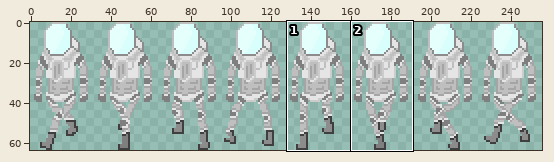
A sprite sheet gets an edit: RogueClicker/assets/sprites/playerWalk.png. Above, an overview of the earlier version with the close-up marked.
Close-up. Earlier state:
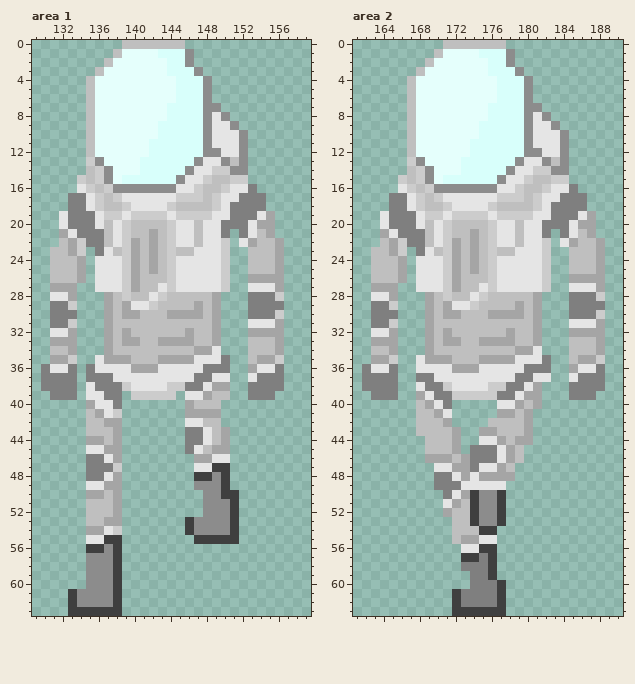
The file is 256x64 pixels. Colours within 5 levels of each other are drawn and written as one. Shown: area 1: x 129..159, y 0..63; area 2: x 161..190, y 0..63. The commit also changed other parts of the picture, which this record leaves out.
New version:
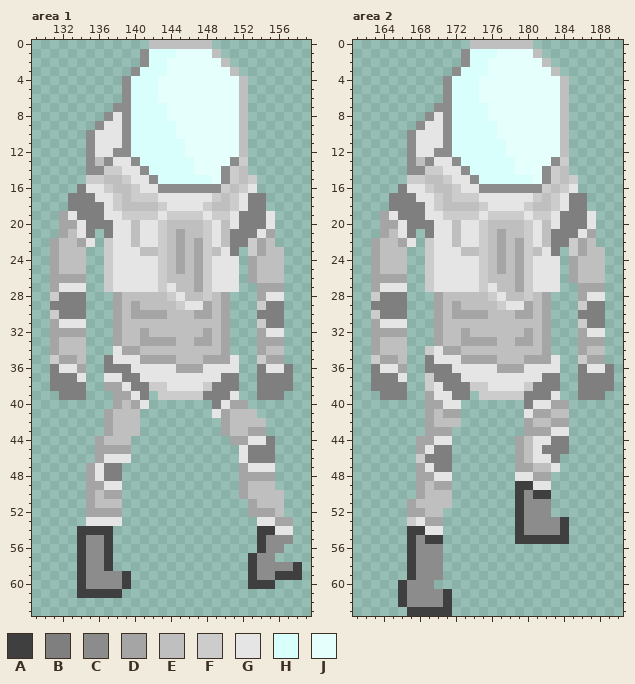
Palette (. is transparent): A #3f3f3f  B #7f7f7f  C #8c8c8c  D #a5a5a5  E #bfbfbf  F #cccccc  G #e5e5e5  H #d8fffb  J #e5fffc
What changed:
Changed rows in their new state; - is an unchanged pixel.
Area 1:
first column x 130:
 0 ---------...----EEE----------
 1 --------...CH--JJJJE---------
 2 -------....CHHJJJJJJE--------
 3 ------....CHHHJJJJJJJE-------
 4 -----....CHHH--JJJJJJJE------
 5 -----....CHHH--JJJJJJJE------
 6 -----....CHHH--JJJJJJJE------
 7 -----...CCHHHHJJJJJJJJE------
 8 -----..CGCHHHHJJJJJJJJE------
 9 -----.CGGCHHH--JJJJJJJE------
10 -----CGGGCHHH--JJJJJJJE------
11 -----CGGGCHH----JJJJJJE------
12 -----CGGCCHH----JJJJJJE------
13 -----CECGGC------JJJJCF------
14 -----CCFFGGC----HJJJCFE------
15 ----.F-EEFGGC--HHHHJC-EF-----
16 ----BGG-EEFGG--CCCCC-EFG-----
17 -----BGG-EFFF--GGGG-EFG------
18 -----BBGFEEEEFGGGGFEEFG------
19 --DG--BGGF---GF---GFFG--BG---
20 --DDG-BB-G-GGFEEE-F-EG-BBG---
21 ---EG-.B-G-GGFEDE-F-EB-BG----
22 -D-EDG.F-GEGGFEDEDF-EBBFD-.--
23 -D-EE-.FGGG-EFED-DFEGB-FD-E--
24 -D--E-.F-GGGGFEDEDF-GG-D--E--
25 -D--E-.F-GGGGFEDEDF-GG-D--E--
26 -DDD--.F-GGGGFEEEDF-GG--EEE--
27 --GGG-.F-GGGGFGEEDF-GG-.DD---
28 -FBBB--.DE--EEFG--FED--.DGG--
29 ---BB--.DEDEE--FGGDED--.F----
30 -F--B--.DE-DDDEEE-DED--.--B--
31 -DGGG--.D----------ED--.FBB--
32 -DD-D--.DE-D----E-DED--.-GG--
33 --EEE--.DEEDD--EEDDED--.DD---
34 -D-EE--.GDD------EEED--.D-E--
35 -F-DE-.BGGGDD--EEEDDDG-.F-D--
36 .B-GD..BBBGGG--DDDGGGG-.B-GB-
37 .---G..G-BB------GG-BB-.---B-
38 .---B..DDGBBFFGGGGFBBB-.---B-
39 -.--B...DDGB.--FFFBBBG-.--B--
40 -----...DEDG----...BGDD------
41 -----..DEEE-----...GDEEE-----
42 -----..-EEE-----....DEEEE----
43 -----..DEEE-----....-EEDD----
44 -----.--EE------.....DDGGB---
45 -----.D--D------.....-GBBB---
46 -----.D-GG-------....-GBBB---
47 -----DG-B--------....-DGGG---
48 -----DGBB--------....-DDDD---
49 -----DDGG--------....-DEEE---
50 ------ED----------....DEEEE--
51 -----D--E---------....-DEEE--
52 -----DDD----------....-DDDE--
53 -----GGGG-------......--GGDD-
54 ----AAAA.-------......--AAGG-
55 ----ACC-.--------.....--ACCC-
56 ----ACCA.---------------ACC--
57 ----A--A.--------------ACC---
58 ----A--A.--------------ACCCCA
59 ----A---CA-------------ACCAAA
60 ----A---CA-------------AAA---
61 ---.AAAA---------------------
62 ---......--------------------
63 ---......--------------------
Area 2:
first column x 162:
 0 ---------...----EEE---------
 1 --------...CH--JJJJE--------
 2 -------....CHHJJJJJJE-------
 3 ------....CHHHJJJJJJJE------
 4 -----....CHHH--JJJJJJJE-----
 5 -----....CHHH--JJJJJJJE-----
 6 -----....CHHH--JJJJJJJE-----
 7 -----...CCHHHHJJJJJJJJE-----
 8 -----..CGCHHHHJJJJJJJJE-----
 9 -----.CGGCHHH--JJJJJJJE-----
10 -----CGGGCHHH--JJJJJJJE-----
11 -----CGGGCHH----JJJJJJE-----
12 -----CGGCCHH----JJJJJJE-----
13 -----CECGGC------JJJJCF-----
14 -----CCFFGGC----HJJJCFE-----
15 ----.F-EEFGGC--HHHHJC-EF----
16 ----BGG-EEFGG--CCCCC-EFG----
17 -----BGG-EFFF--GGGG-EFG-----
18 -----BBGFEEEEFGGGGFEEFG-----
19 --DG--BGGF---GF---GFFG--BG--
20 --DDG-BB-G-GGFEEE-F-EG-BBG--
21 ---EG-.B-G-GGFEDE-F-EB-BG---
22 -D-EDG.F-GEGGFEDEDF-EBBFD-.-
23 -D-EE-.FGGG-EFED-DFEGB-FD-E-
24 -D--E-.F-GGGGFEDEDF-GG-D--E-
25 -D--E-.F-GGGGFEDEDF-GG-D--E-
26 -DDD--.F-GGGGFEEEDF-GG--EEE-
27 --GGG-.F-GGGGFGEEDF-GG-.DD--
28 -FBBB--.DE--EEFG--FED--.DGG-
29 ---BB--.DEDEE--FGGDED--.F---
30 -F--B--.DE-DDDEEE-DED--.--B-
31 -DGGG--.D----------ED--.FBB-
32 -DD-D--.DE-D----E-DED--.-GG-
33 --EEE--.DEEDD--EEDDED--.DD--
34 -D-EE--FGDD------EEED--.D-E-
35 -F-DE-.BGGGDD--EEEDDDG-.F-D-
36 .B-GD-.BBBGGG--DDDGGGG-.B-GB
37 .---G-.FBBB------GG-BB-.---B
38 .---B-.FGBBBFFGGGGFBBB-.---B
39 -.--B-.DGGBB.--FFFBBBG-.--B-
40 ------.-DGG----...BGGDD-----
41 ------.DEDD----...GDDEE-----
42 ------.D-EE---....-EEDD-----
43 ------.DDD.--.....-DDGG-----
44 ------DDGG.--....-EGGBB-----
45 ------DGBB.-.....DEGBBB-----
46 ------FBBB.......DEGGB------
47 ------DGBB.......DDEEG------
48 ------DDGG.......GGDD-------
49 ------DEDD......-AAGG-------
50 ------DEEE......-ACAA-------
51 -----DEEEE......-ACCC-------
52 -----DDEE.......-ACCC-------
53 -----FGDD-......-ACCCCA-----
54 -----AAGG-.....--ACCCCA-----
55 -----ACAA-.....--AAAAAA-----
56 -----ACCC--....-------------
57 -----ACCC--....-------------
58 -----ACCC--....-------------
59 -----ACCC---...-------------
60 ----ACCC----....------------
61 ----ACCCCA......------------
62 ----ACCCCA......------------
63 -----AAAAA......------------
